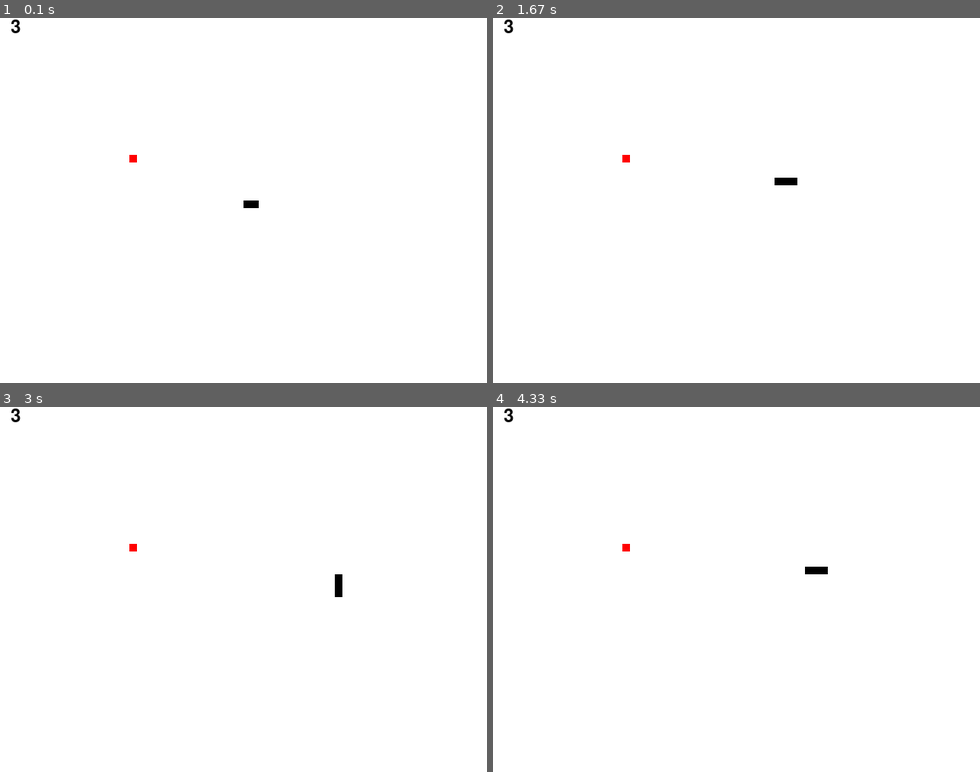
Above: before the commit, frames 1-4 (two rows, left to right).
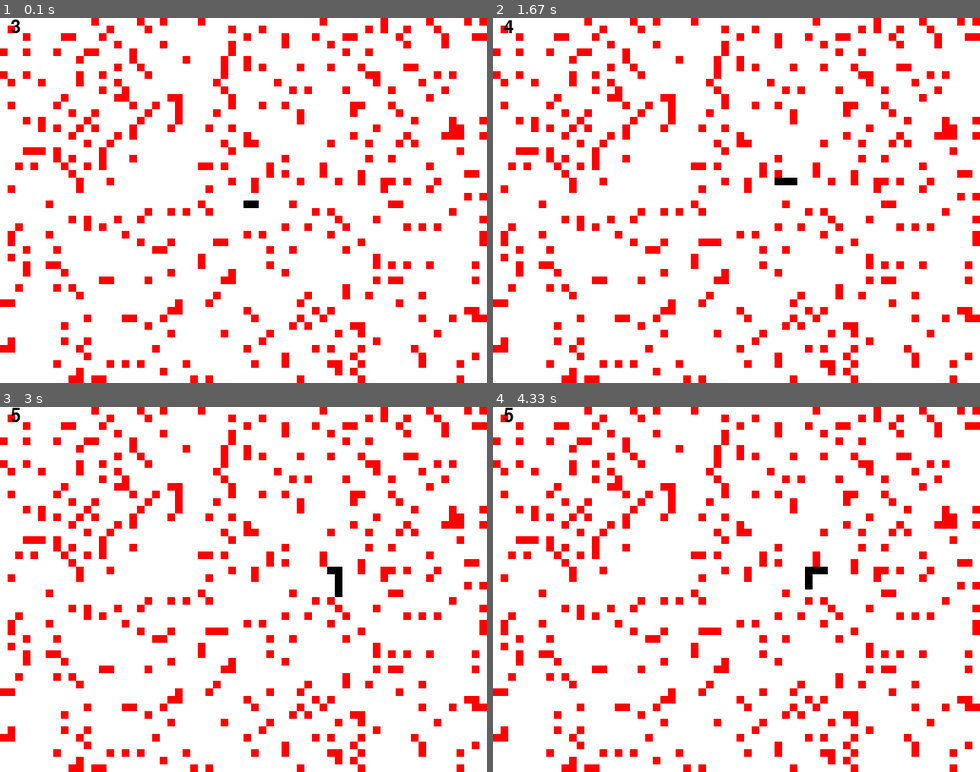
Above: after the commit, the same moments.

Repository: erichmatt/python-graphics
Game: pygame game, started from pygame-examples/snake.py
The game is run twice, just before and just after one commit, with the same random seed, the same clock (stepped at 60 frames per second) and the same inputs. The source is Python 2; it was converted automatically to run under Python 3.
Inputs:
- Up to frame 1 (0.1 s): no input
- Up to frame 2 (1.67 s): hold Right 0.33-0.8 s; hold Up 0.83-1.3 s; hold Right from 1.33 s (still down)
- Up to frame 3 (3 s): release Right at 1.8 s; hold Down 2.4-2.85 s; hold Left from 2.88 s (still down)
- Up to frame 4 (4.33 s): release Left at 3.33 s; hold Up 3.37-3.82 s; hold Right from 3.85 s (still down)

The runs differ from the first frame. In frame 1, 12% of the frame differs, in the area x 0-100%, y 0-100%; in frame 2, 12%; in frame 3, 12%; in frame 4, 12%.

Commit message:
Added ability to make multipul apples

Diff:
--- a/pygame-examples/snake.py
+++ b/pygame-examples/snake.py
@@ -87,7 +87,11 @@
 
 if __name__ == '__main__':
     snake = Snake()
-    apple = Apple()
+    apple = []
+    for count in xrange(400):
+        x = Apple()
+        x.attr = count
+        apple.append(x)
     while True:
 
         for event in pygame.event.get():
@@ -107,9 +111,11 @@
 
         surface.fill((255,255,255))
         snake.move()
-        check_eat(snake, apple)
+        for i in range(len (apple)):
+            check_eat(snake, apple[i])
         snake.draw(surface)
-        apple.draw(surface)
+        for i in range(len (apple)):
+            apple[i].draw(surface)
         font = pygame.font.Font(None, 36)
         text = font.render(str(snake.length), 1, (10, 10, 10))
         textpos = text.get_rect()
